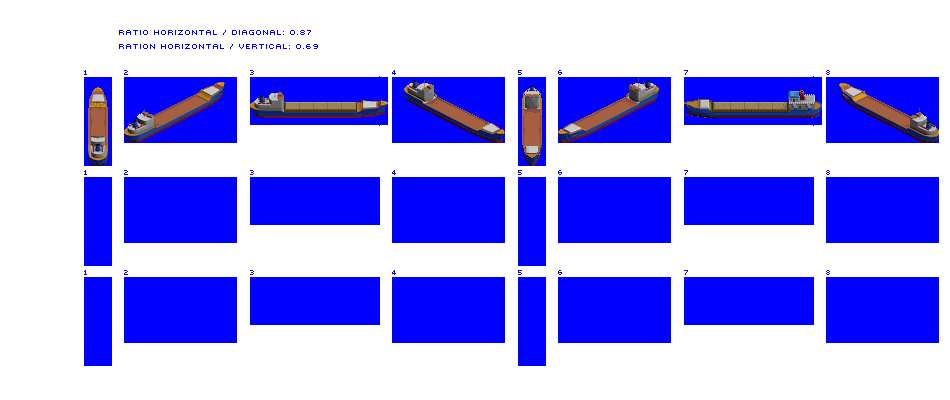
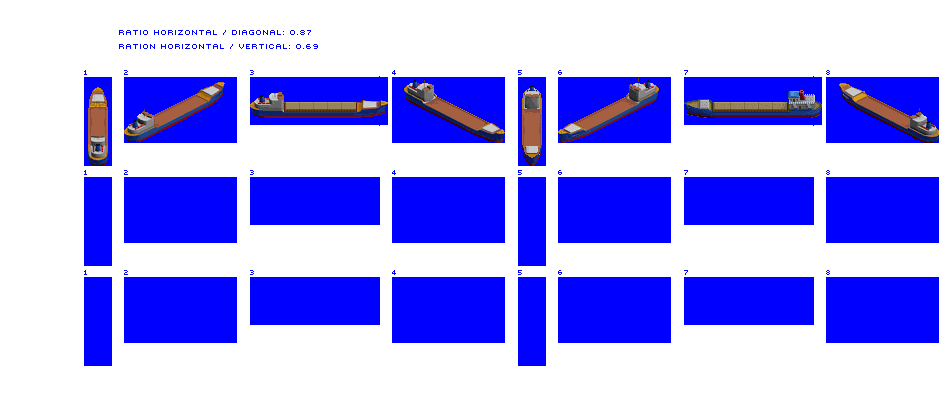
Revision of a layered w=950, h=400 image; what changed, layer by layer:
painted on "Large Coaster" over 684, 99, 821, 112
